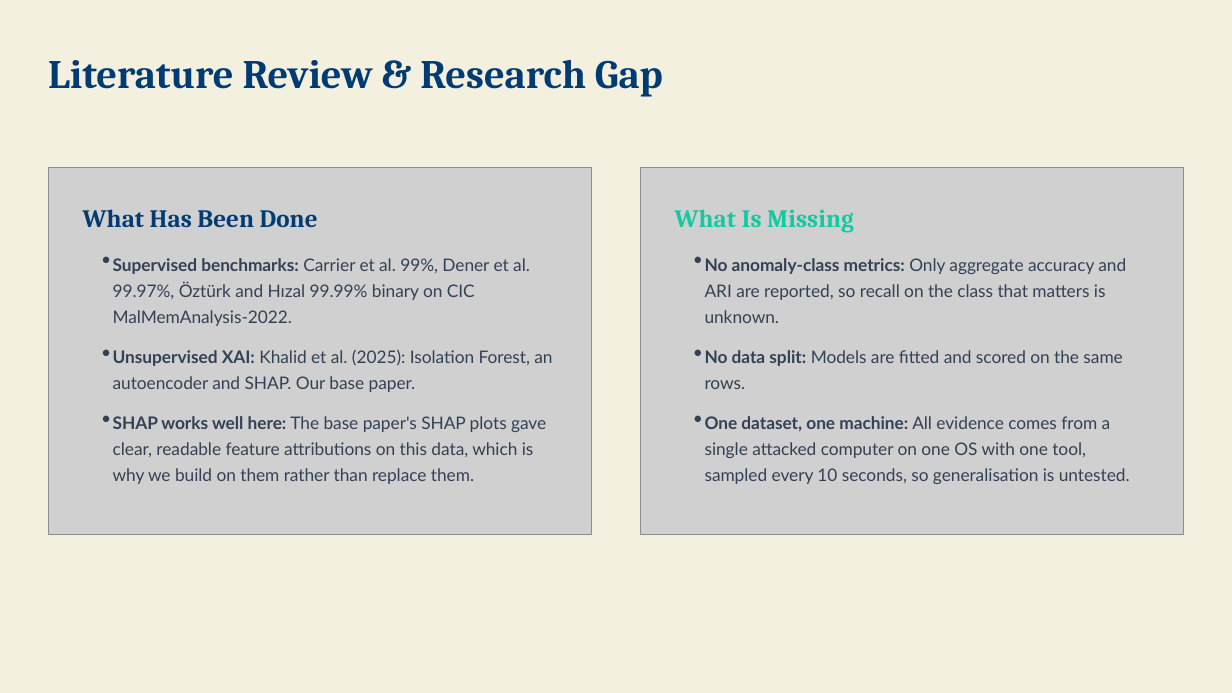
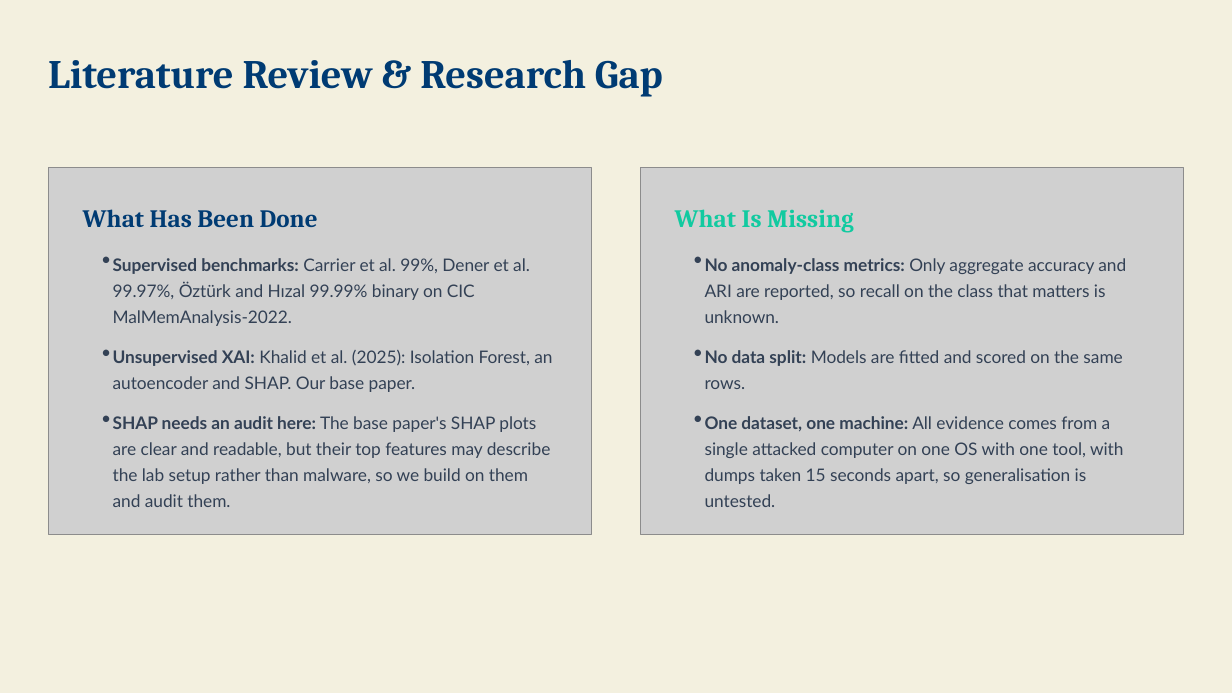
Before and after one commit to SoulDeplane/Probabilistic-Anomaly-Scoring, a slide deck: slide 4 of Writeup/PPT 1.pptx. Drawn at 1232x693 pixels with LibreOffice and Linux fonts; fonts in the diff are those of the drawing; grey boxes stand for pictures; background and template pictures are left out. Boxes give left, top, right and bottom in pixels: in the first picture for what was removed or moved away, otherwise in the second. Text is boxed around its words. In the diff, an @@ line names an element or a change of style, - is before the commit and + after.

```diff
--- a/Writeup/PPT 1.pptx
+++ b/Writeup/PPT 1.pptx
@@ text at <box>113,416,551,484</box>: text changed @@
-SHAP works well here: The base paper's SHAP plots gave clear, readable feature attributions on this data, which is why we build on them rather than replace them.
+SHAP needs an audit here: The base paper's SHAP plots are clear and readable, but their top features may describe the lab setup rather than malware, so we build on them and audit them.
@@ text at <box>705,416,1124,507</box>: text changed @@
-One dataset, one machine: All evidence comes from a single attacked computer on one OS with one tool, sampled every 10 seconds, so generalisation is untested.
+One dataset, one machine: All evidence comes from a single attacked computer on one OS with one tool, with dumps taken 15 seconds apart, so generalisation is untested.
```
Also in this commit, not shown: 8 other slides changed, 34 other files.
